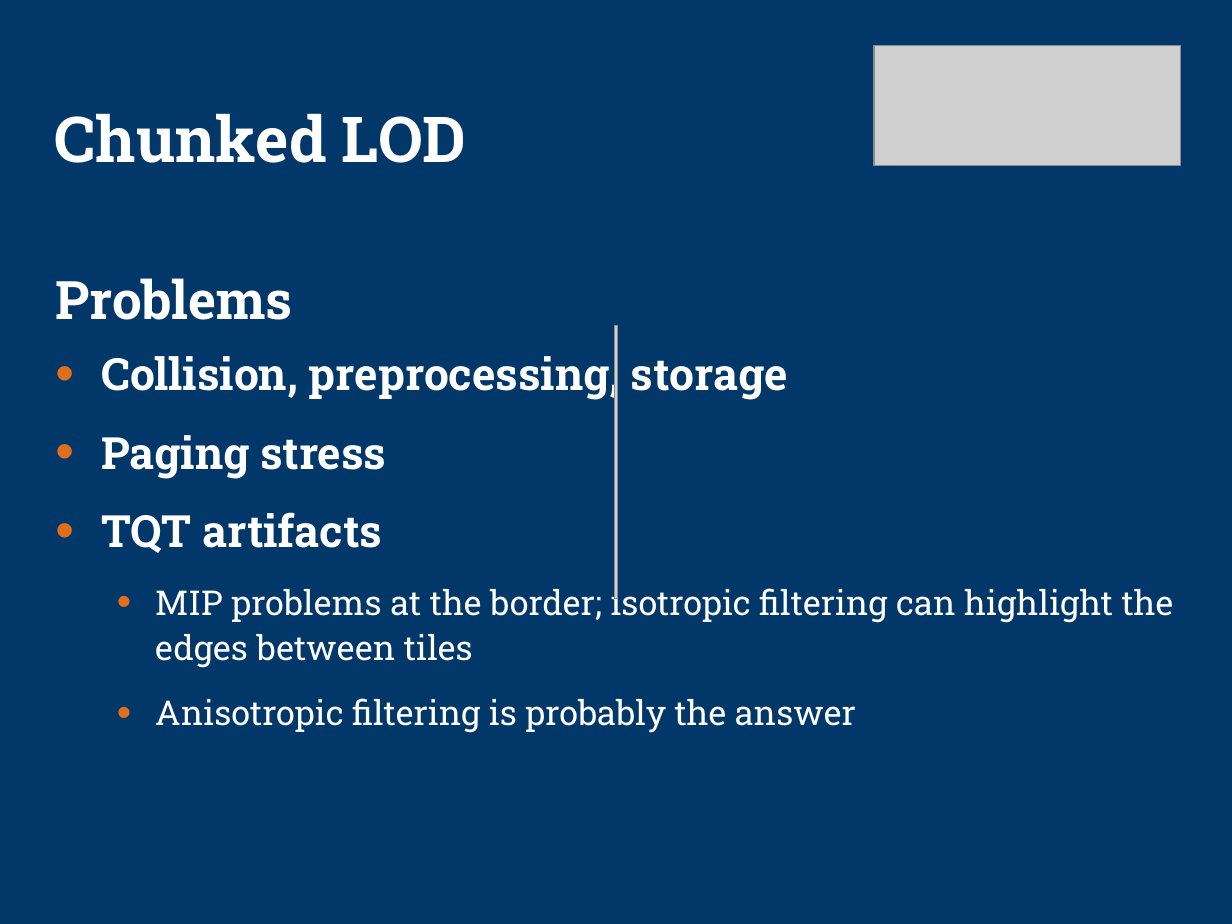
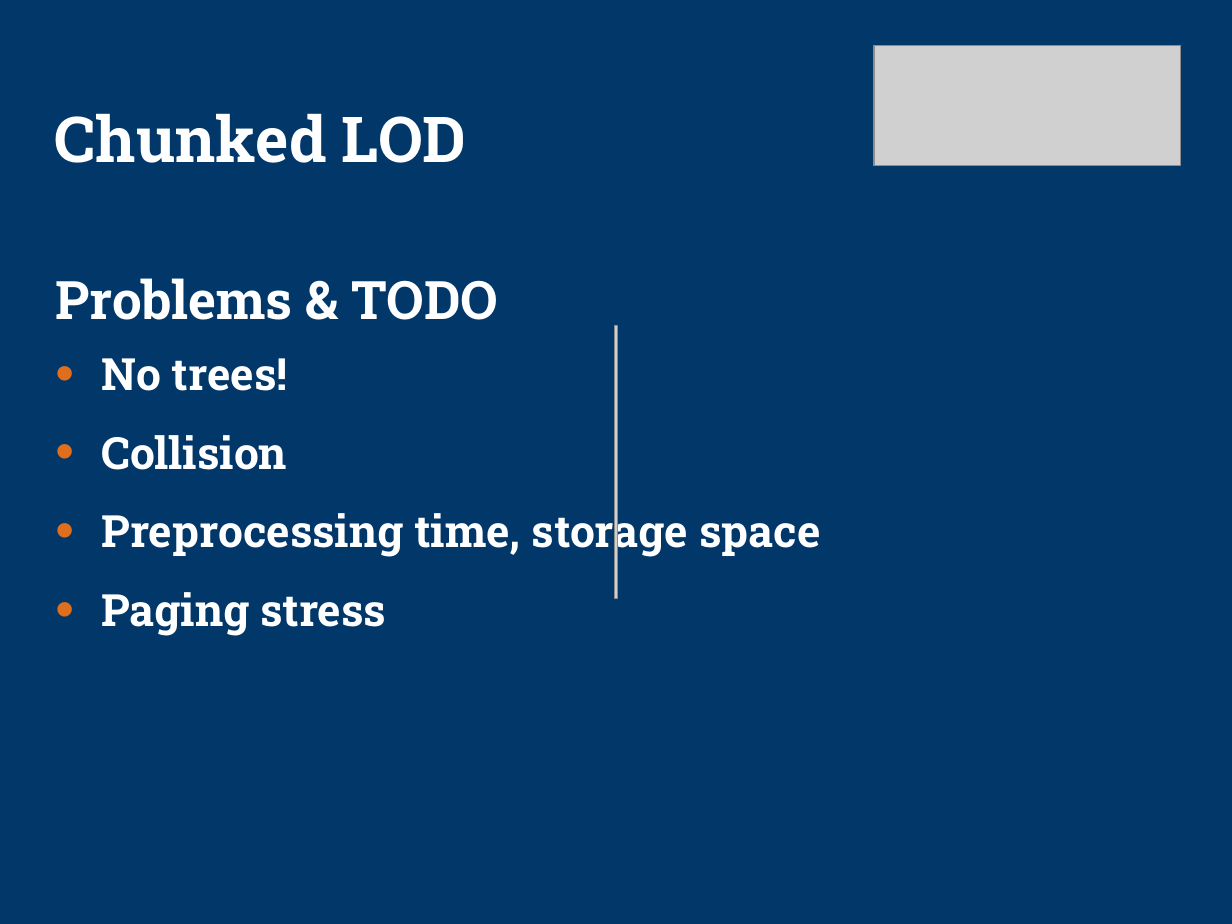
Before and after one commit to kphillisjr/tu-testbed, a slide deck: slide 36 of tu-testbed/docs/sig-preso2.ppt (slide 37 before the commit). Drawn at 1232x924 pixels with LibreOffice and Linux fonts; fonts in the diff are those of the drawing; grey boxes stand for pictures; background and template pictures are left out. Boxes give left, top, right and bottom in pixels: in the first picture for what was removed or moved away, otherwise in the second. Text is boxed around its words. In the diff, an @@ line names an element or a change of style, - is before the commit and + after.

Commit message:
Edited slides.
Modified .chu format so that chunk headers are all at the start of the file -- this makes startup of big datasets much much quicker (since only the first few megs of the file need to be read)

```diff
--- a/tu-testbed/docs/sig-preso2.ppt
+++ b/tu-testbed/docs/sig-preso2.ppt
@@ text at <box>55,278,820,559</box>: text changed @@
-Problems
-• Collision, preprocessing, storage
+Problems & TODO
+• No trees!
+• Collision
+• Preprocessing time, storage space
@@ text at <box>101,512,1174,733</box>: paragraphs removed @@
-• TQT artifacts
-  • MIP problems at the border; isotropic filtering can highlight the edges between tiles
-  • Anisotropic filtering is probably the answer
```
Also in this commit, not shown: 11 other slides changed, 1 slide removed, 6 other files.
